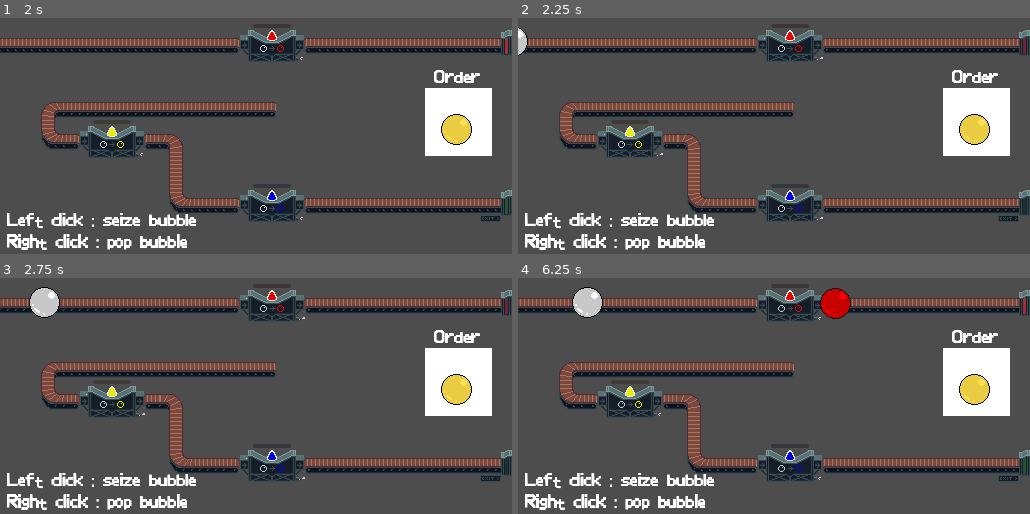
Above: before the commit, frames 1-4 (two rows, left to right).
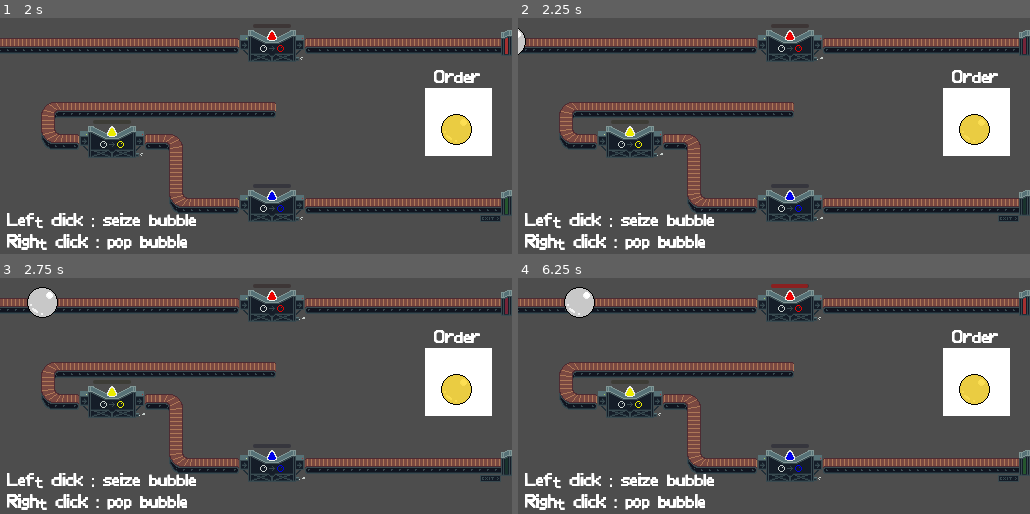
Above: after the commit, the same moments.

Repository: rems64/BubbleAssembly
Game: Godot game, scene res://level01.tscn
The game is run twice, just before and just after one commit, with the same random seed, the same clock (stepped at 60 frames per second) and the same inputs.
Inputs (mouse positions are in pixels of both pictures, inside the frame that each line leads up to):
- Up to frame 1 (2 s): move the mouse to (368, 112) at 0.52 s; click (368, 112) at 0.67 s; move the mouse to (153, 138) at 1.27 s; click (153, 138) at 1.42 s
- Up to frame 2 (2.25 s): move the mouse to (825, 69) at 2.02 s; click (825, 69) at 2.17 s
- Up to frame 3 (2.75 s): no input
- Up to frame 4 (6.25 s): move the mouse to (564, 301) at 2.77 s; click (564, 301) at 2.92 s; move the mouse to (927, 424) at 3.52 s; click (927, 424) at 3.67 s; move the mouse to (620, 346) at 4.27 s; click (620, 346) at 4.42 s; move the mouse to (799, 386) at 5.02 s; click (799, 386) at 5.17 s; move the mouse to (538, 301) at 5.77 s; click (538, 301) at 5.92 s

Frame 1 is identical in both runs. In frame 2, less than 0.1% of the frame differs, in the area x 0-2%, y 3-17%; in frame 3, 0.2%; in frame 4, 1.3%, in the area x 8-66%, y 2-18%.

Commit message:
fix assembly on conveyors

Diff:
--- a/bulle.gd
+++ b/bulle.gd
@@ -32,6 +32,8 @@
 # Called every frame. 'delta' is the elapsed time since the previous frame.
 #func _process(delta):
 	#pass
+
+var conveyors_data = {}
 
 func _on_input_event(viewport, event, shape_idx):
 	if event is InputEventMouseButton  and event.button_index == MOUSE_BUTTON_LEFT:
--- a/conveyor.gd
+++ b/conveyor.gd
@@ -12,7 +12,20 @@
 	for bubble in bubbles:
 		if (bubble.held || bubble.in_held_block):
 			continue
-		var correction = Vector2(0, to_local(bubble.position).y).rotated(rotation)
-		var force = (traction - 0.01*correction).normalized() * 100 * delta
-		#bubble.move_and_collide(force)
-		bubble.position += force
+		if get_instance_id() in bubble.conveyors_data:
+			if bubble.conveyors_data[get_instance_id()] >= Engine.get_frames_drawn():
+				continue
+		var others = bubble.get_parent().dijkstra(bubble)
+		others.push_back(bubble)
+		var mid = Vector2.ZERO
+		for o in others:
+			mid += o.global_position
+		mid /= others.size()
+
+		var correction = Vector2(0, to_local(mid).y).rotated(rotation)
+		for o in others:
+			if (get_instance_id() in bubble.conveyors_data) && (bubble.conveyors_data[get_instance_id()] < Engine.get_frames_drawn()):
+				var force = (traction - 0.01*correction).normalized() * 100 * delta
+				#bubble.move_and_collide(force)
+				o.position += force
+			o.conveyors_data[get_instance_id()] = Engine.get_frames_drawn()
